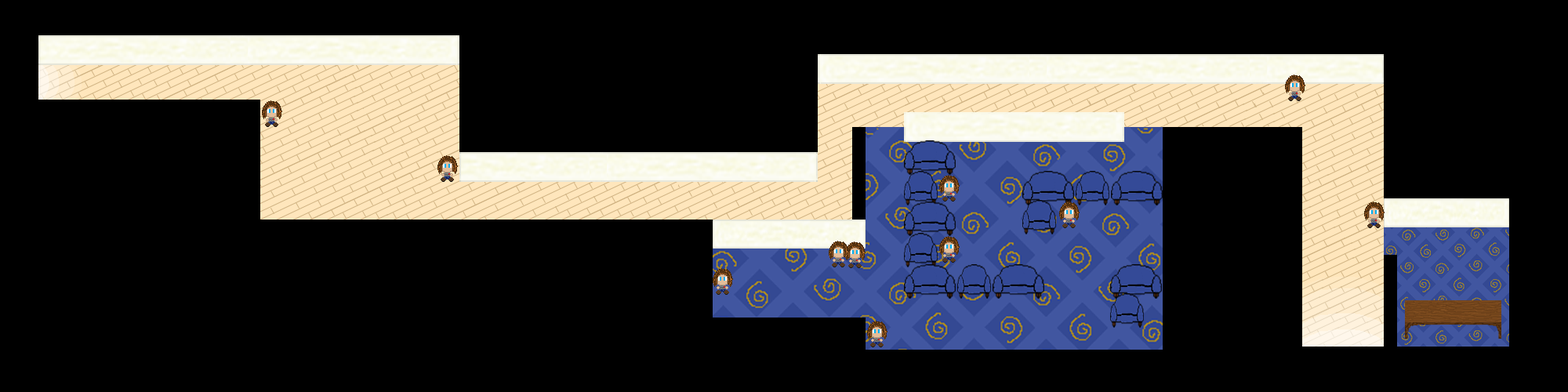
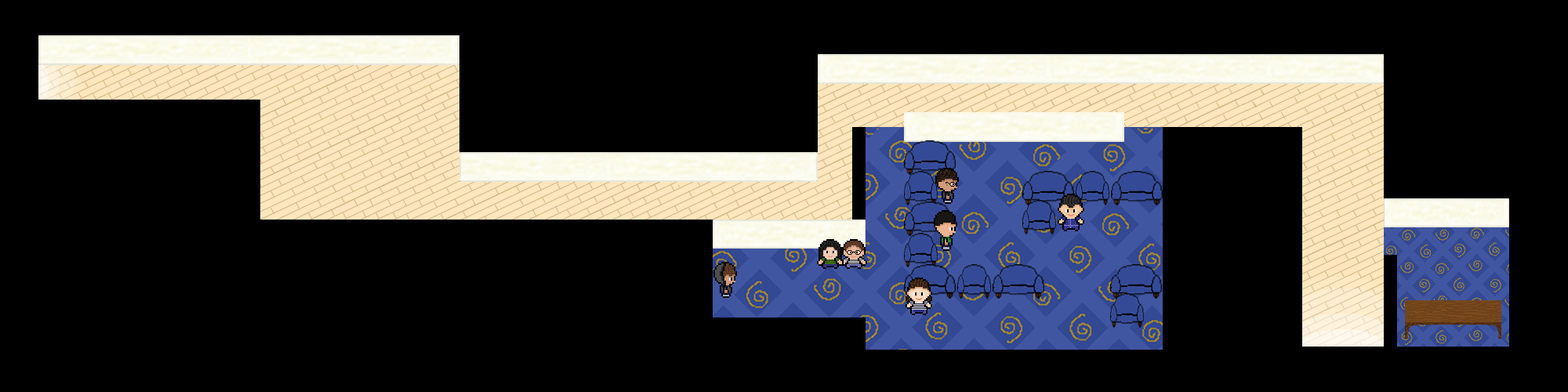
Layers edited between the first and the second 1568 × 392 image:
added layer "TRAINERS" above "Main Entrance Light" over bbox(713, 167, 1085, 316)
removed layer "Trainers" over bbox(261, 74, 1385, 348)
painted on "MASK" over bbox(260, 83, 1384, 348)
